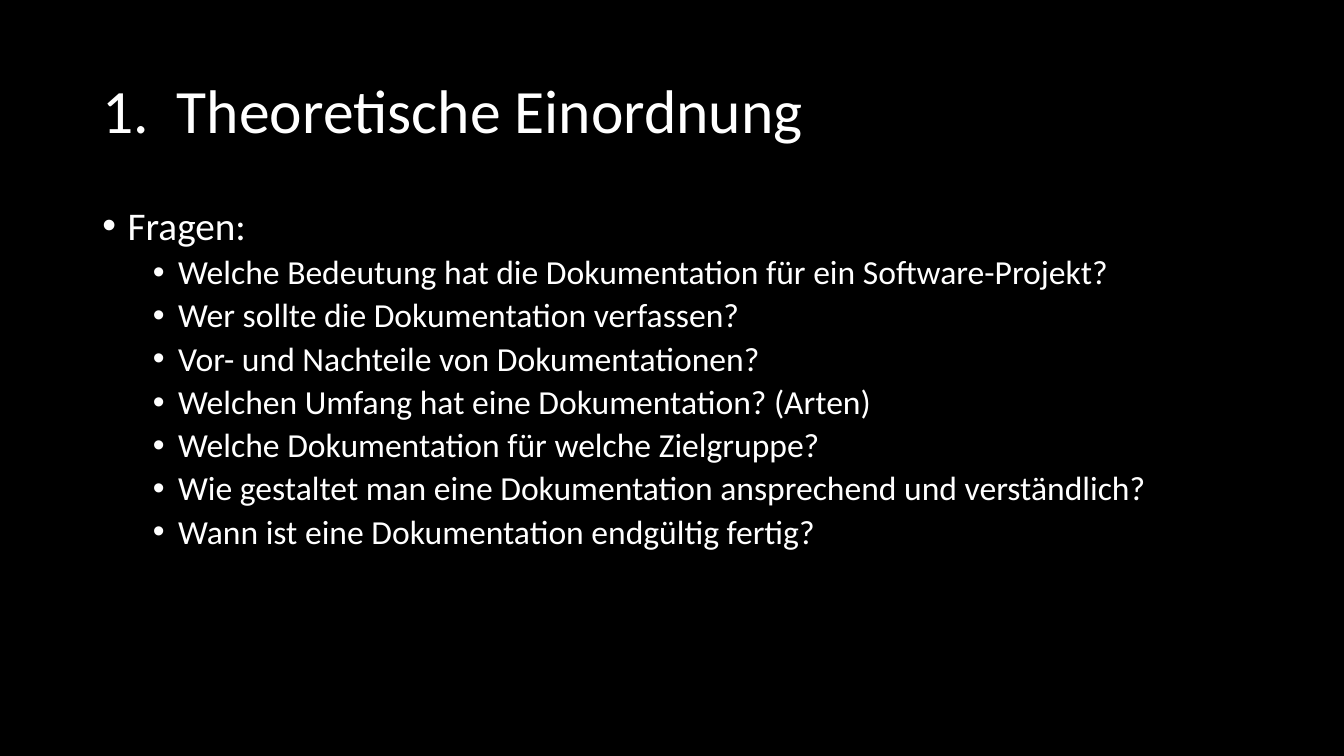
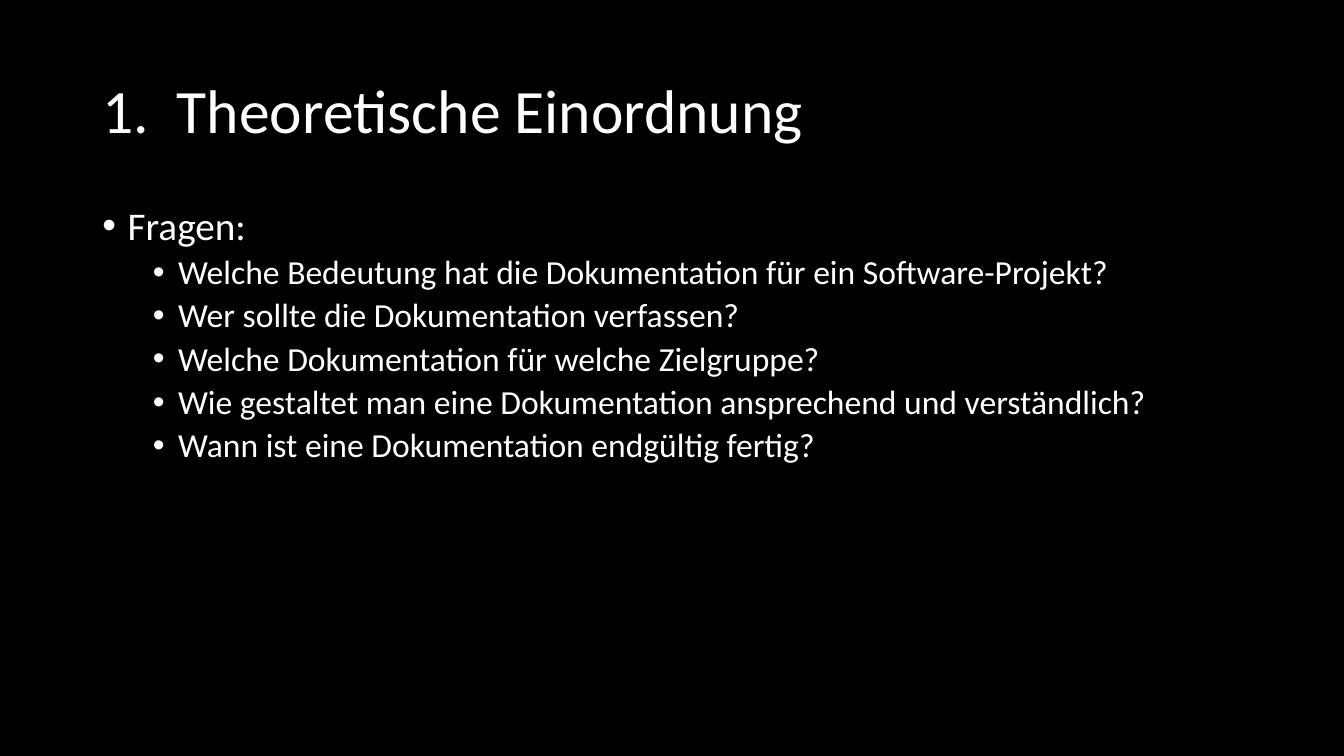
Before and after one commit to SE-Beleggruppe/Beleg_Planung, a slide deck: slide 3 of Präsentation/Felix - Dokumentation/SE_Dokumentation.pptx. Drawn at 1344x756 pixels with LibreOffice and Linux fonts; fonts in the diff are those of the drawing. Boxes give left, top, right and bottom in pixels: in the first picture for what was removed or moved away, otherwise in the second. Text is boxed around its words. In the diff, an @@ line names an element or a change of style, - is before the commit and + after.

```diff
--- a/Präsentation/Felix - Dokumentation/SE_Dokumentation.pptx
+++ b/Präsentation/Felix - Dokumentation/SE_Dokumentation.pptx
@@ text at (178, 347, 871, 420): paragraphs removed @@
-  • Vor- und Nachteile von Dokumentationen?
-  • Welchen Umfang hat eine Dokumentation? (Arten)
```
Also in this commit, not shown: 7 other slides changed.
